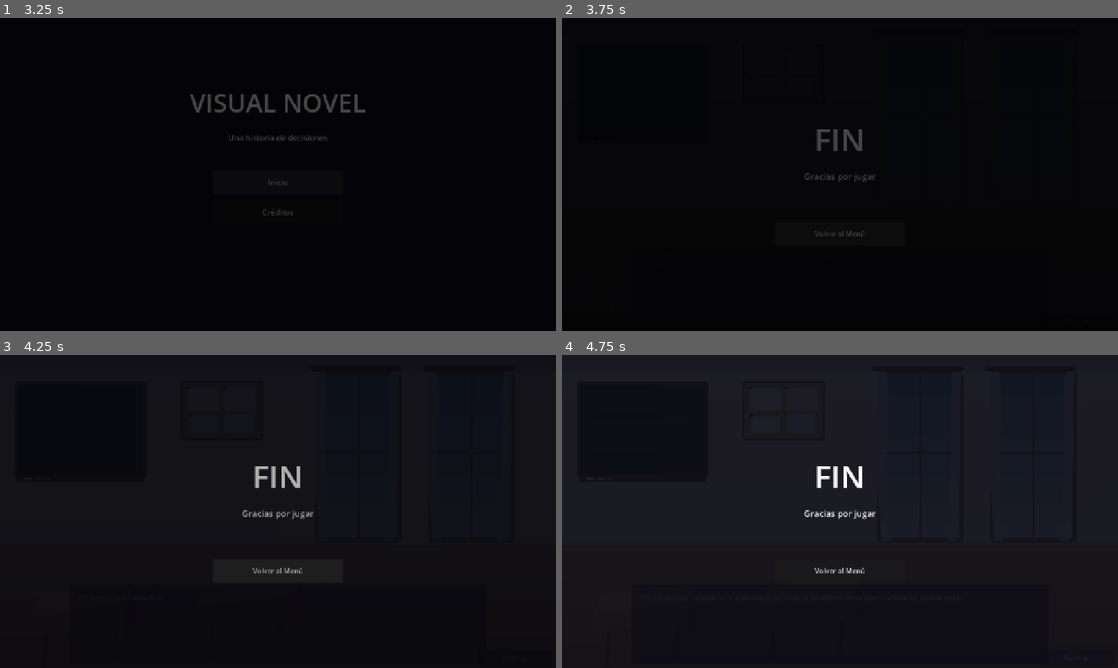
Above: before the commit, frames 1-4 (two rows, left to right).
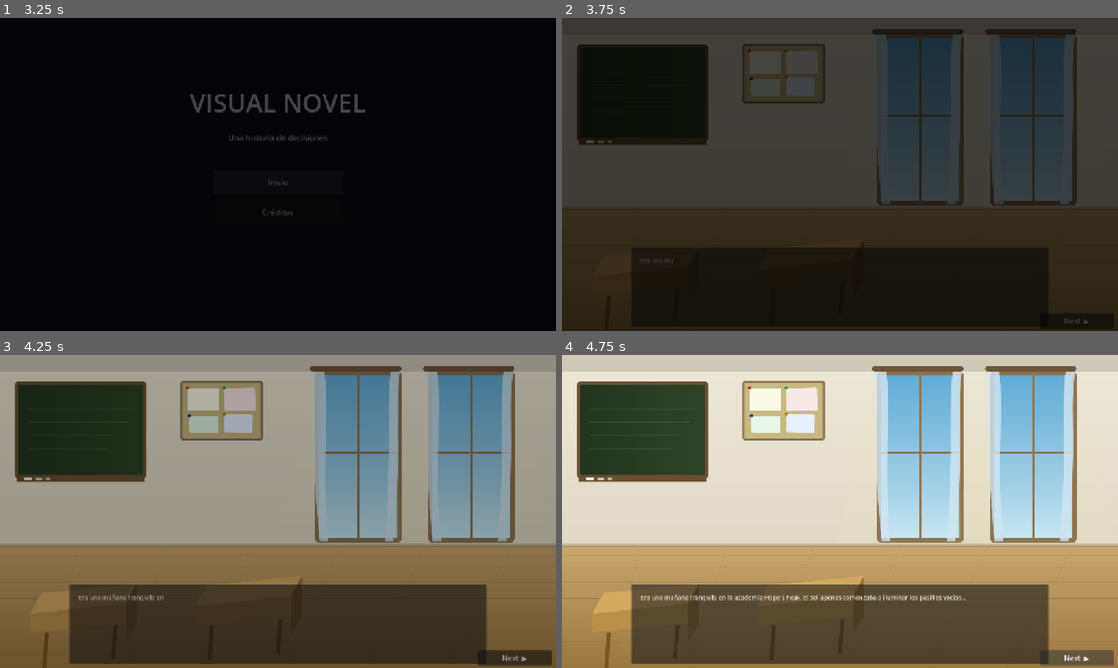
Above: after the commit, the same moments.

Repository: alainquirozdiaz/visual-novel
Game: Godot game, scene res://scenes/MainMenu.tscn
The game is run twice, just before and just after one commit, with the same random seed, the same clock (stepped at 60 frames per second) and the same inputs.
Inputs (mouse positions are in pixels of both pictures, inside the frame that each line leads up to):
- Up to frame 1 (3.25 s): click "Inicio" at 0.5 s; click "Créditos" at 1.25 s; click "Cerrar" at 2 s; click "Inicio" at 2.75 s
- Up to frame 2 (3.75 s): click (840, 233) at 3.5 s, where only the run before the commit has a clickable "Volver al Menú"
- Up to frame 3 (4.25 s): no input
- Up to frame 4 (4.75 s): click "Next ▶" at 4.25 s

Frame 1 is identical in both runs. In frame 2, 73% of the frame differs, in the area x 0-100%, y 0-100%; in frame 3, 100%; in frame 4, 100%.
Error before the commit: Parse Error: Identifier "modulate" not declared in the current scope. (res://scripts/EndScreen.gd:13)

Commit message:
fix: EndScreen — reemplazar modulate por FadeRect
CanvasLayer no hereda CanvasItem, por lo que no tiene la propiedad
'modulate'. Se agrega un FadeRect (ColorRect, último hijo) que se anima
con color:a en lugar de modulate:a para el fade-in/out de la pantalla.

Co-Authored-By: Claude Sonnet 4.6 <noreply@anthropic.com>

Diff:
--- a/scenes/EndScreen.tscn
+++ b/scenes/EndScreen.tscn
@@ -46,4 +46,12 @@
 theme_override_font_sizes/font_size = 16
 text = "Volver al Menú"
 
+; FadeRect — se anima en lugar de modulate (CanvasLayer no tiene modulate).
+; Debe ser el ÚLTIMO hijo para dibujarse encima de todo.
+[node name="FadeRect" type="ColorRect" parent="."]
+offset_right  = 1280.0
+offset_bottom = 720.0
+color         = Color(0, 0, 0, 1)
+mouse_filter  = 2
+
 [connection signal="pressed" from="MenuButton" to="." method="_on_menu_button_pressed"]
--- a/scripts/EndScreen.gd
+++ b/scripts/EndScreen.gd
@@ -1,23 +1,28 @@
 extends CanvasLayer
+
+# CanvasLayer NO hereda CanvasItem → no tiene 'modulate'.
+# Usamos FadeRect (ColorRect) para el fade-in / fade-out.
+
+@onready var fade_rect: ColorRect = $FadeRect
 
 
 func _ready() -> void:
 	visible = false
 
 
-## Muestra la pantalla de cierre con un fade-in.
+## Muestra la pantalla con fade-in desde negro.
 func show_ending(title: String = "FIN", subtitle: String = "Gracias por jugar") -> void:
 	$EndTitle.text    = title
 	$EndSubtitle.text = subtitle
 	visible           = true
-	modulate.a        = 0.0
+	fade_rect.color.a = 1.0
 
 	var tween := create_tween()
-	tween.tween_property(self, "modulate:a", 1.0, 1.5)
+	tween.tween_property(fade_rect, "color:a", 0.0, 1.5)
 
 
 func _on_menu_button_pressed() -> void:
 	var tween := create_tween()
-	tween.tween_property(self, "modulate:a", 0.0, 0.5)
+	tween.tween_property(fade_rect, "color:a", 1.0, 0.5)
 	await tween.finished
 	get_tree().change_scene_to_file("res://scenes/MainMenu.tscn")
